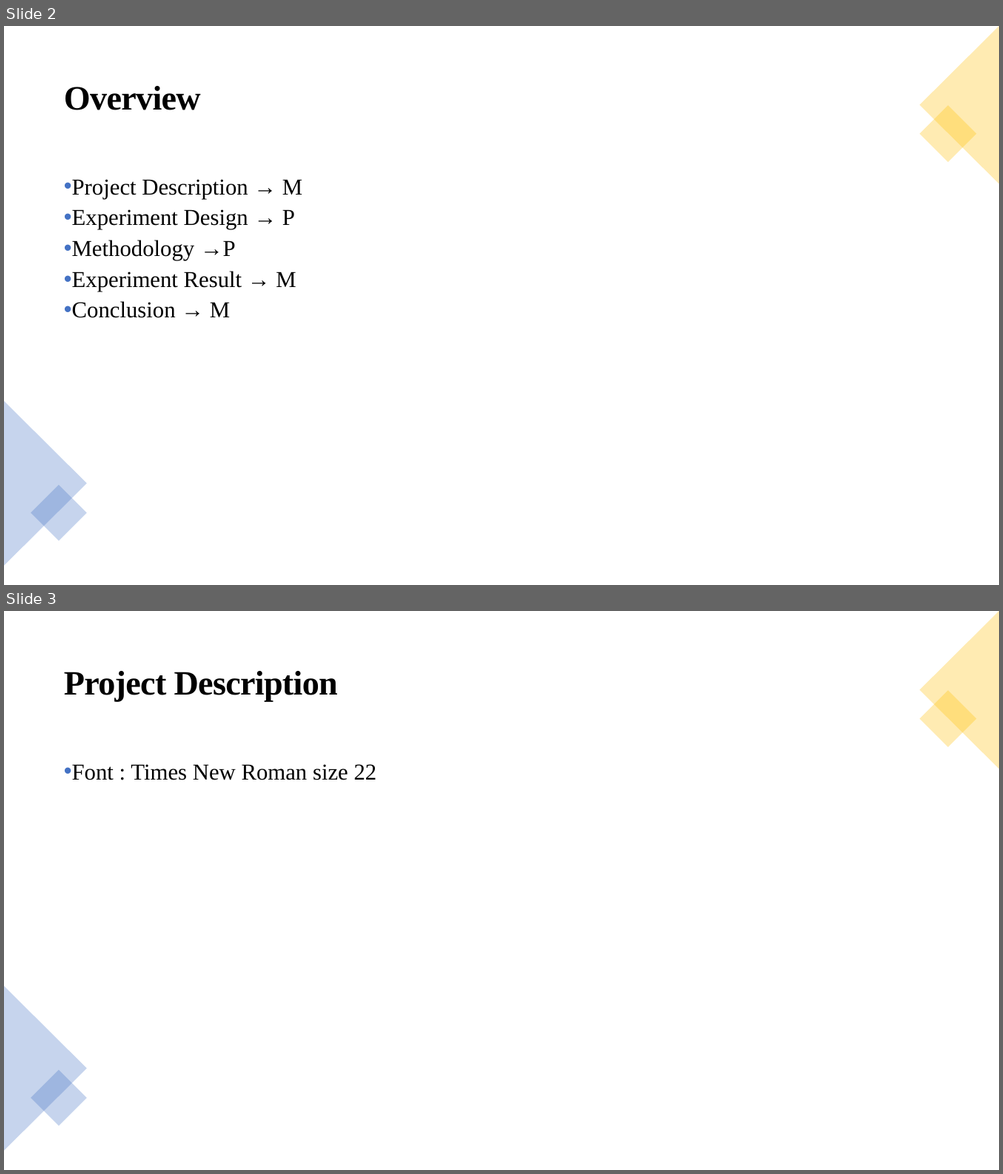
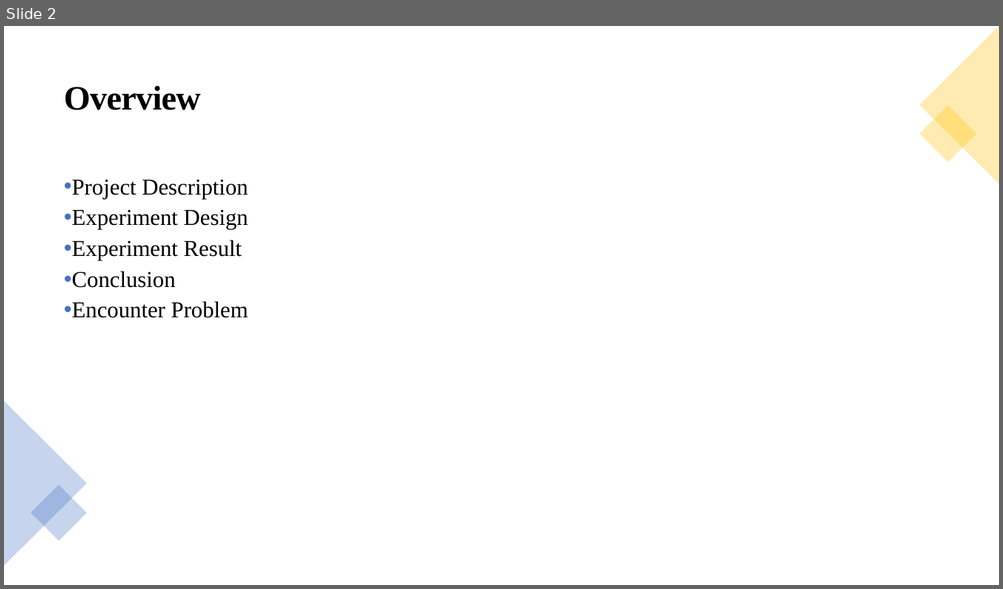
Before and after one commit to paweenp/Classification-of-time-signals-by-CNN-using-STFT, a slide deck: Presentation/Classification-of-time-signals-by-CNN-using-STFT.pptx. Shown one above the other, each under a label of ours: slides 2 and 3 before the commit, slide 2 after it. The pictures are 1003x1174 and 1003x589 pixels, drawn with LibreOffice and Linux fonts; fonts in the diff are those of the drawing. Boxes give left, top, right and bottom in pixels: in the first picture for what was removed or moved away, otherwise in the second. Text is boxed around its words. In the diff, an @@ line names an element or a change of style, - is before the commit and + after.

```diff
--- a/Presentation/Classification-of-time-signals-by-CNN-using-STFT.pptx
+++ b/Presentation/Classification-of-time-signals-by-CNN-using-STFT.pptx
@@ slide 3 removed at (4, 611, 999, 1170), background #FFFFFF @@
@@ triangle removed at (919, 611, 999, 769) @@
@@ text removed at (64, 671, 338, 701) @@
-Project Description
@@ rectangle removed at (919, 691, 976, 748) @@
@@ text removed at (72, 764, 377, 780) @@
-• Font : Times New Roman size 22
@@ triangle removed at (4, 986, 87, 1151) @@
@@ rectangle removed at (31, 1070, 87, 1126) @@
@@ slide 2 changed as well @@
@@ text at (72, 179, 248, 318): text changed @@
-• Project Description → M
-• Experiment Design → P
-• Methodology →P
-• Experiment Result → M
-• Conclusion → M
+• Project Description
+• Experiment Design
+• Experiment Result
+• Conclusion
+• Encounter Problem
```
Also in this commit, not shown: 1 other slide changed, 16 slides added, 4 other slides removed.
